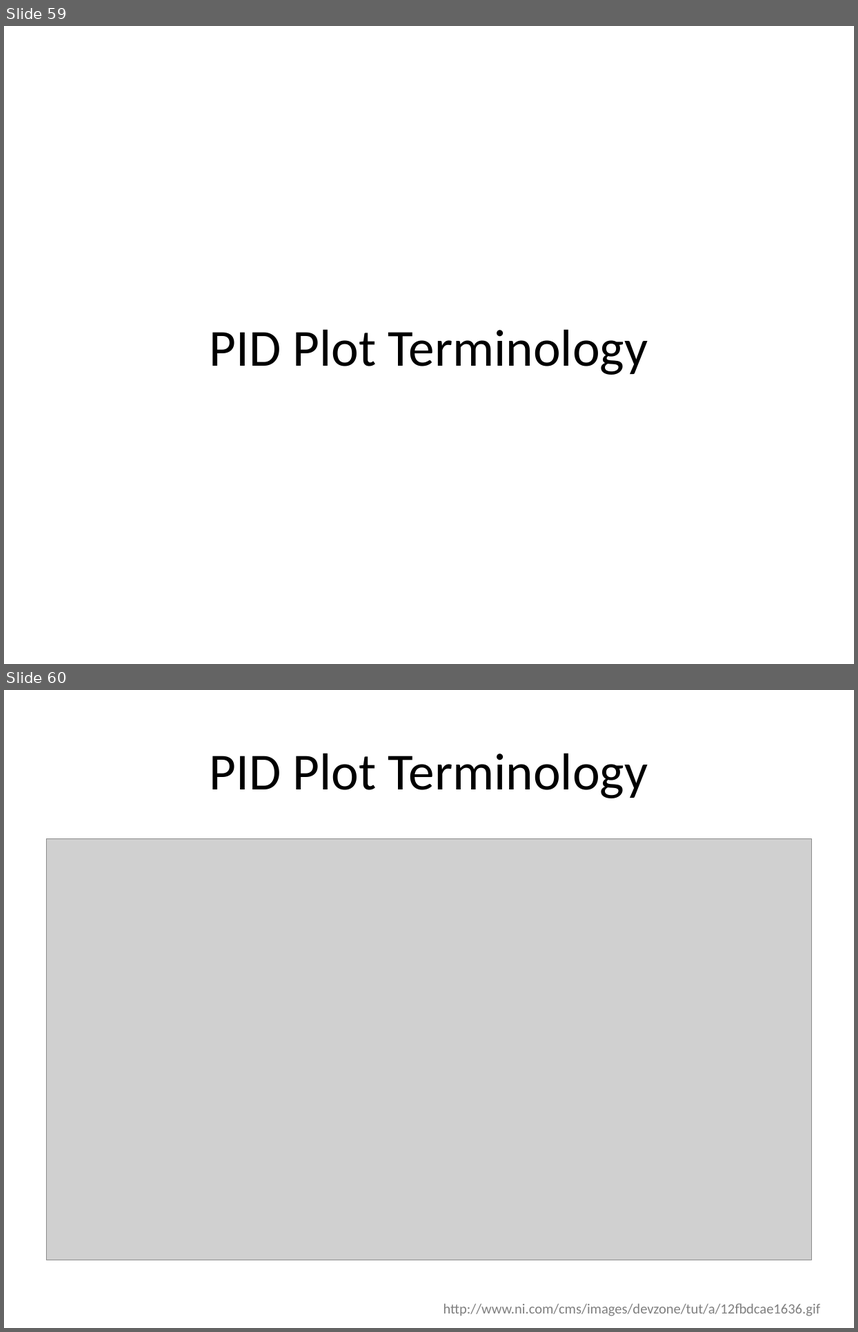
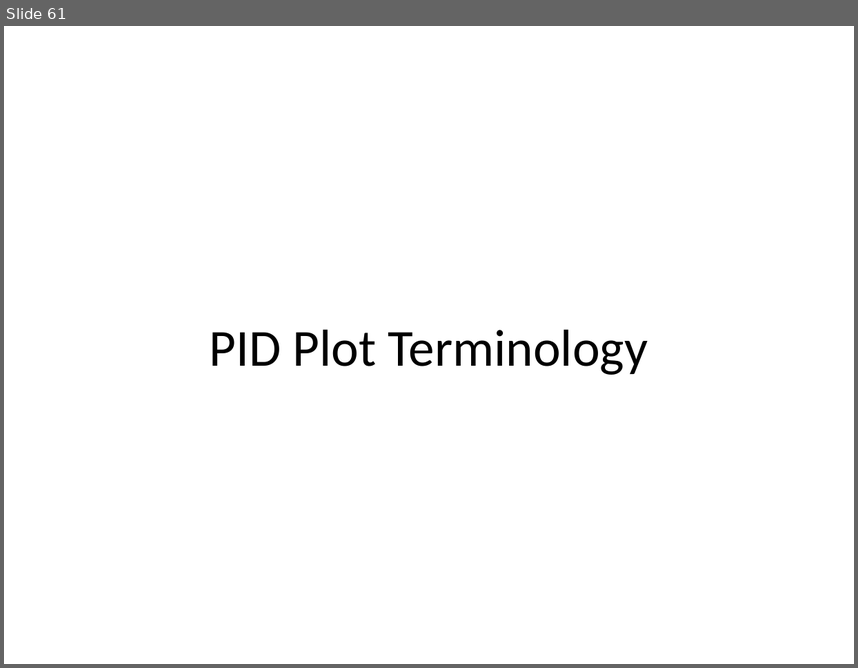
Before and after one commit to arkorobotics/PID, a slide deck: Documents/PID.pptx. Shown one above the other, each under a label of ours: slides 59 and 60 before the commit, slide 61 after it. The pictures are 858x1332 and 858x668 pixels, drawn with LibreOffice and Linux fonts; fonts in the diff are those of the drawing; grey boxes stand for pictures. Boxes give left, top, right and bottom in pixels: in the first picture for what was removed or moved away, otherwise in the second. Text is boxed around its words. In the diff, an @@ line names an element or a change of style, - is before the commit and + after.

```diff
--- a/Documents/PID.pptx
+++ b/Documents/PID.pptx
@@ slide 60 removed at [4,690,854,1328], background #FFFFFF @@
@@ title removed at [210,753,648,798] @@
-PID Plot Terminology
@@ picture removed at [47,839,811,1259] @@
@@ text removed at [444,1303,820,1316] @@
-http://www.ni.com/cms/images/devzone/tut/a/12fbdcae1636.gif
@@ what was slide 59 is now slide 61 @@
```
Also in this commit, not shown: 7 slides added, 1 other slide removed.
